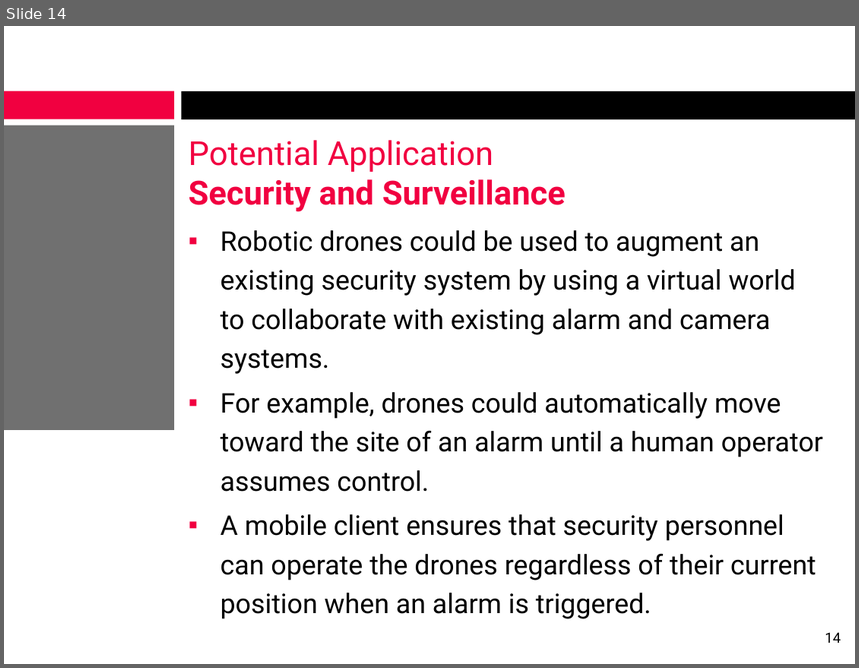
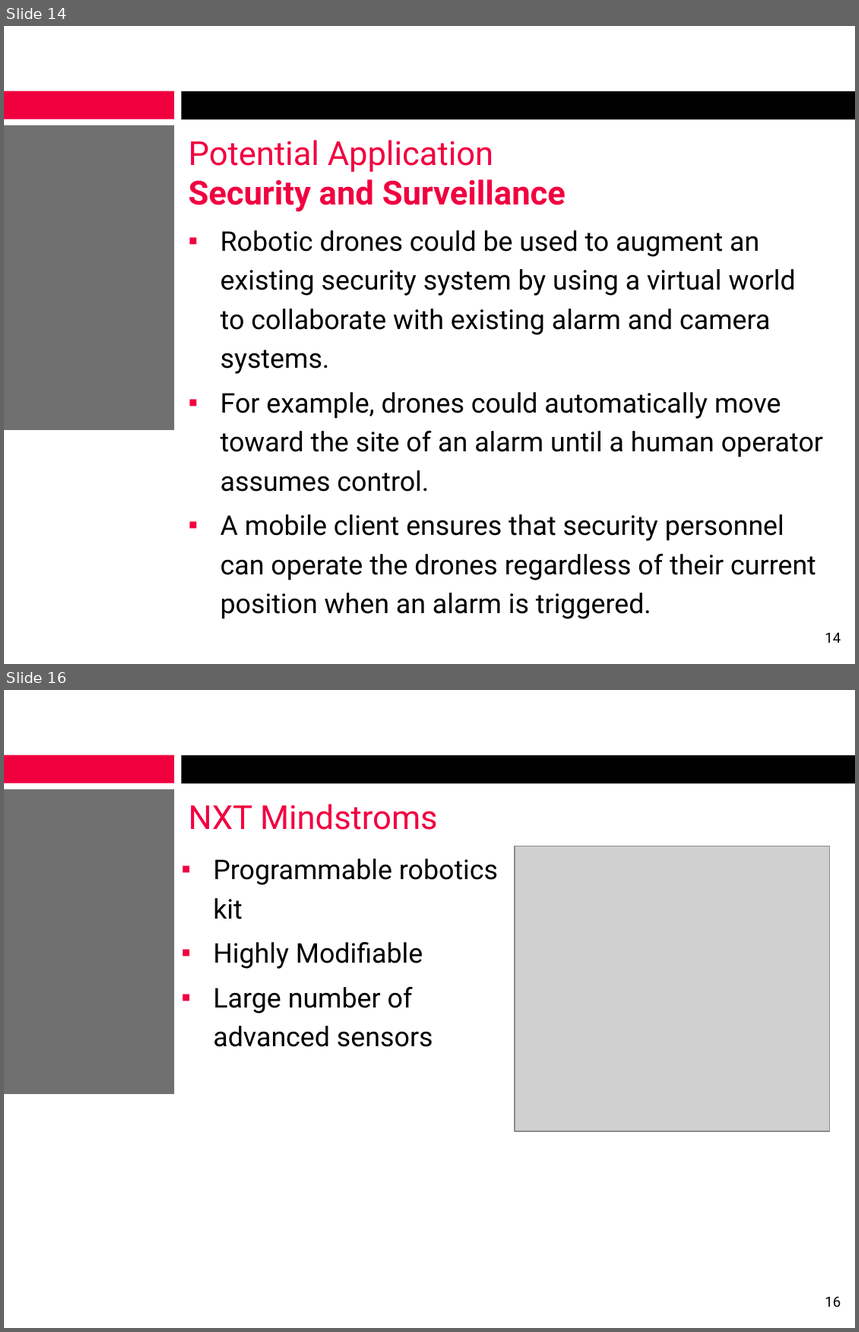
Before and after one commit to alexcraig/RoboWars, a slide deck: docs/presentation_slides/RoboWarsPresentation_AlexCraig.pptx. Shown one above the other, each under a label of ours: slide 14 before the commit, slides 14 and 16 after it; the slides between them are not shown. The pictures are 859x668 and 859x1332 pixels, drawn with LibreOffice and Linux fonts; fonts in the diff are those of the drawing; grey boxes stand for pictures; background and template pictures are left out. Boxes give left, top, right and bottom in pixels: in the first picture for what was removed or moved away, otherwise in the second. Text is boxed around its words. In the diff, an @@ line names an element or a change of style, - is before the commit and + after.

Commit message:
added robot slides

```diff
--- a/docs/presentation_slides/RoboWarsPresentation_AlexCraig.pptx
+++ b/docs/presentation_slides/RoboWarsPresentation_AlexCraig.pptx
@@ slide 16 added at bbox=[4, 690, 855, 1328], background #FFFFFF; not listed: 3 template elements that a slide beside it also shows @@
@@ title added at bbox=[189, 804, 438, 830], 28 pt, text #F10040 @@
+NXT Mindstroms
@@ picture added at bbox=[515, 846, 829, 1131] @@
@@ text added at bbox=[213, 859, 498, 1047], 23 pt, text #000000 @@
+▪ Programmable robotics kit
+▪ Highly Modifiable
+▪ Large number of advanced sensors
@@ page number added at bbox=[825, 1296, 841, 1307], 12 pt, text #000000 @@
+16
```
Also in this commit, not shown: 1 slide changed, 7 other slides added.
